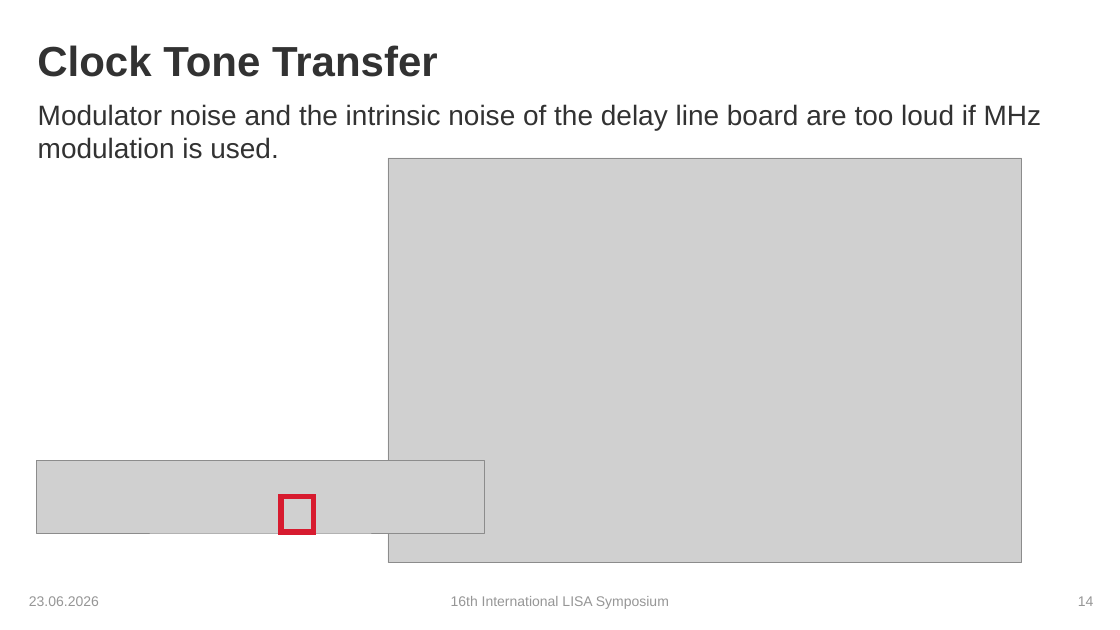
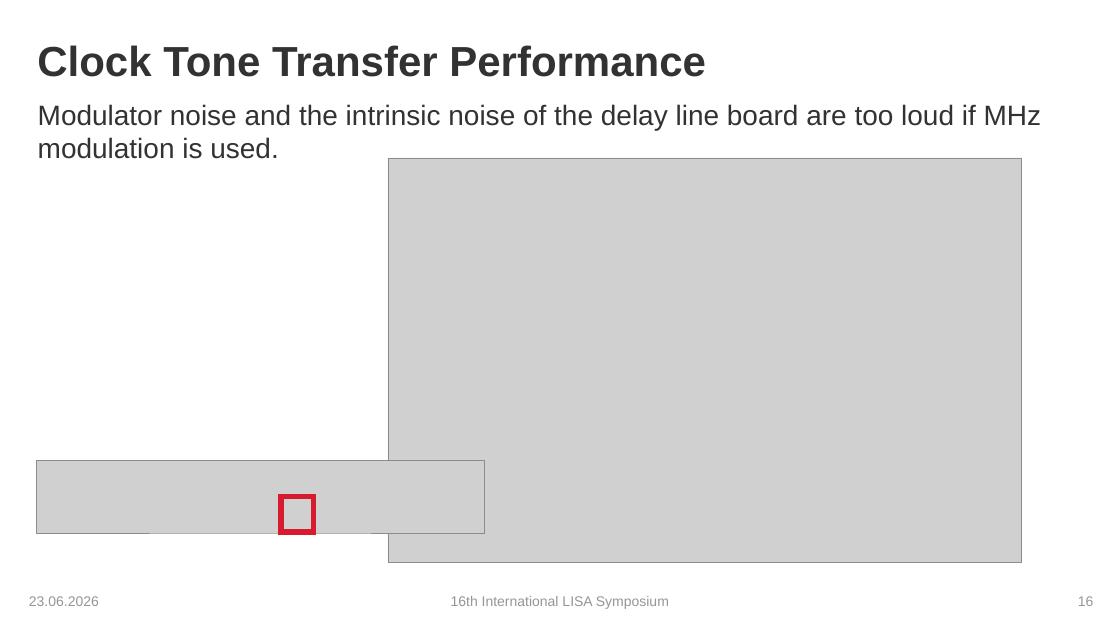
Before and after one commit to karinkruuse/Esitlused, a slide deck: slide 16 of Kruuse_Symposium_2026 - Copy.pptx (slide 14 before the commit). Drawn at 1120x630 pixels with LibreOffice and Linux fonts; fonts in the diff are those of the drawing; grey boxes stand for pictures; background and template pictures are left out. Boxes give left, top, right and bottom in pixels: in the first picture for what was removed or moved away, otherwise in the second. Text is boxed around its words. In the diff, an @@ line names an element or a change of style, - is before the commit and + after.

```diff
--- a/Kruuse_Symposium_2026 - Copy.pptx
+++ b/Kruuse_Symposium_2026 - Copy.pptx
@@ title at bbox=[37, 45, 706, 77]: text changed @@
-Clock Tone Transfer
+Clock Tone Transfer Performance
@@ page number at bbox=[1078, 596, 1094, 606]: text changed @@
-14
+16
```
Also in this commit, not shown: 3 other slides changed, 2 slides added.
